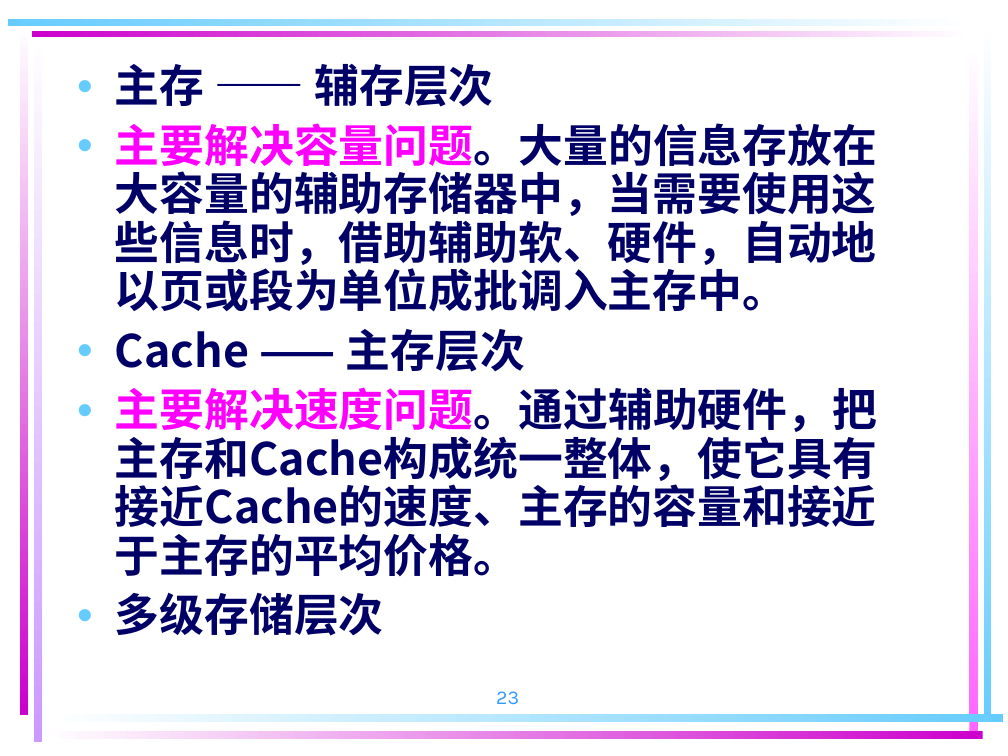
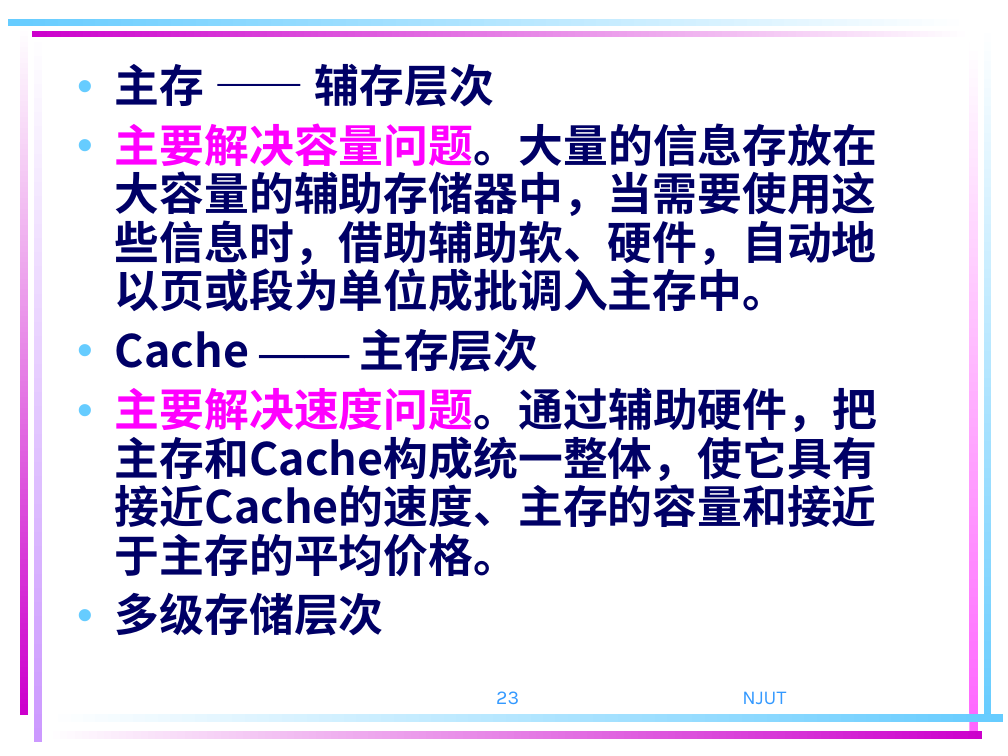
Before and after one commit to ZJWang9928/Own-Notes, a slide deck: slide 23 of 计算机组成原理课件/第 4 章 存储器系统(18版）new.ppt. Drawn at 1008x756 pixels with LibreOffice and Linux fonts; fonts in the diff are those of the drawing. Boxes give left, top, right and bottom in pixels: in the first picture for what was removed or moved away, otherwise in the second. Text is boxed around its words. In the diff, an @@ line names an element or a change of style, - is before the commit and + after.

```diff
--- a/计算机组成原理课件/第 4 章 存储器系统(18版）new.ppt
+++ b/计算机组成原理课件/第 4 章 存储器系统(18版）new.ppt
@@ text at [115,64,538,372]: font Noto Sans CJK SC to Times New Roman in "——", "——" @@
@@ text added at [742,691,786,704], 14 pt, text #3399FF @@
+NJUT
```
Also in this commit, not shown: 129 other slides changed, 6 slides added, 6 slides removed, 1 other file.
